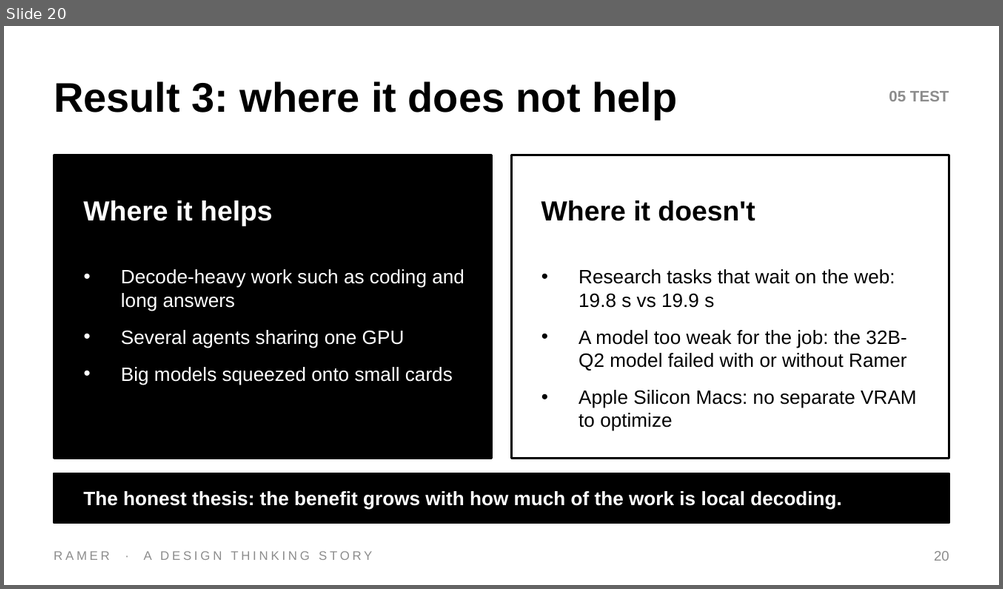
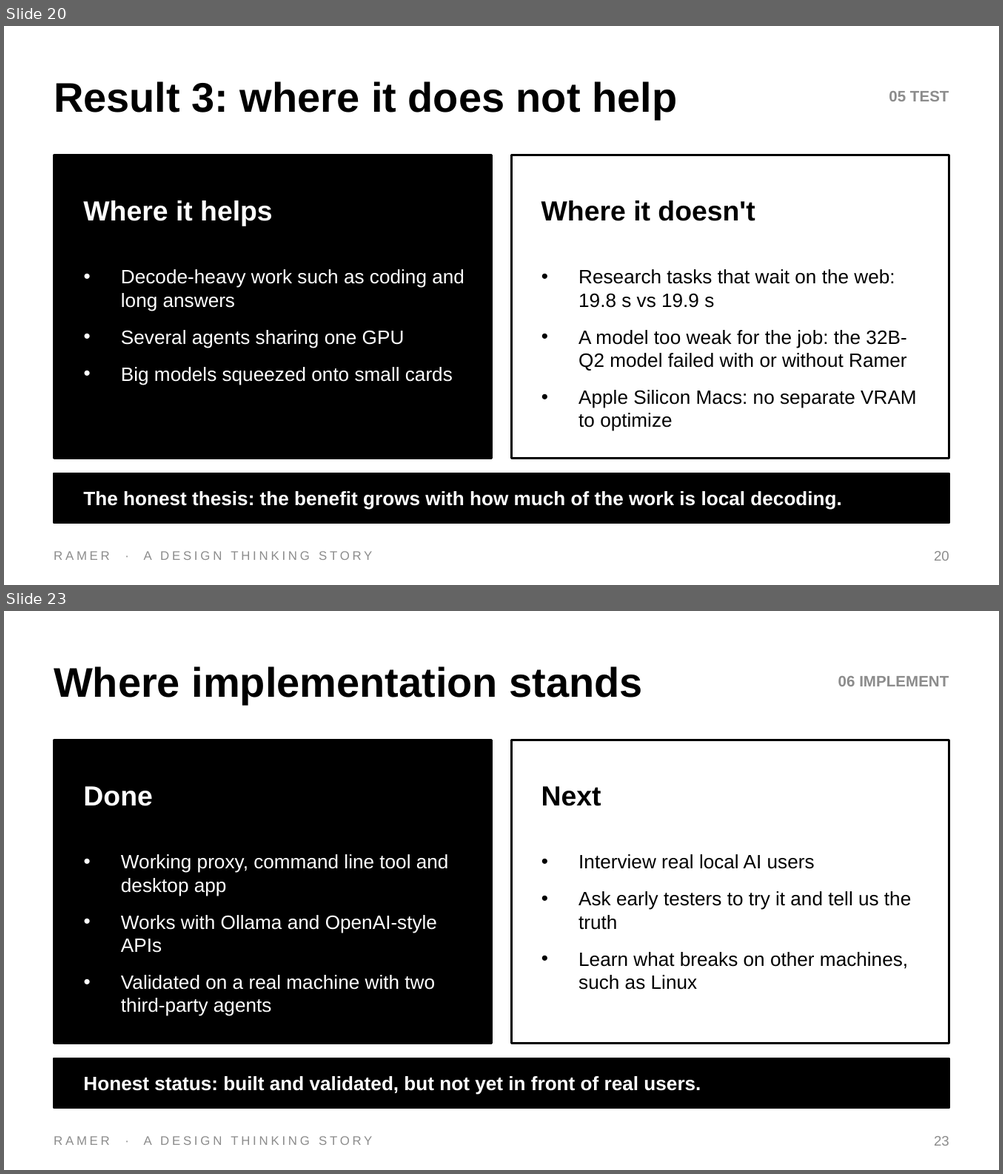
Before and after one commit to DrNeel11/tvarin, a slide deck: docs/Every_Last_Token.pptx. Shown one above the other, each under a label of ours: slide 20 before the commit, slides 20 and 23 after it; the slides between them are not shown. The pictures are 1003x589 and 1003x1174 pixels, drawn with LibreOffice and Linux fonts; fonts in the diff are those of the drawing. Boxes give left, top, right and bottom in pixels: in the first picture for what was removed or moved away, otherwise in the second. Text is boxed around its words. In the diff, an @@ line names an element or a change of style, - is before the commit and + after.

```diff
--- a/docs/Every_Last_Token.pptx
+++ b/docs/Every_Last_Token.pptx
@@ slide 23 added at <box>4,611,999,1170</box>, background #FFFFFF @@
@@ text added at <box>54,667,642,704</box>, 30 pt, text #000000, bold @@
+Where implementation stands
@@ text added at <box>838,676,948,686</box>, 11 pt, text #8C8C8C, bold @@
+06 IMPLEMENT
@@ rectangle added at <box>54,741,492,1044</box>, fill #000000, outline #000000 1.5 pt @@
@@ rectangle added at <box>511,741,949,1044</box>, fill #FFFFFF, outline #000000 1.5 pt @@
@@ text added at <box>83,786,152,806</box>, 20 pt, text #FFFFFF, bold @@
+Done
@@ text added at <box>541,786,601,806</box>, 20 pt, text #000000, bold @@
+Next
@@ text added at <box>121,854,449,1017</box>, 14 pt, text #FFFFFF @@
+• Working proxy, command line tool and desktop app
+• Works with Ollama and OpenAI-style APIs
+• Validated on a real machine with two third-party agents
@@ text added at <box>578,854,910,990</box>, 14 pt, text #000000 @@
+• Interview real local AI users
+• Ask early testers to try it and tell us the truth
+• Learn what breaks on other machines, such as Linux
@@ rectangle added at <box>54,1059,949,1108</box>, fill #000000, outline #000000 1 pt @@
@@ text added at <box>83,1076,700,1095</box>, 14 pt, text #FFFFFF, bold @@
+Honest status: built and validated, but not yet in front of real users.
@@ text added at <box>54,1136,372,1145</box>, 9 pt, text #8C8C8C @@
+RAMER · A DESIGN THINKING STORY
@@ text added at <box>933,1136,949,1146</box>, 10 pt, text #8C8C8C @@
+23
```
Also in this commit, not shown: 8 slides changed, 2 other slides added.
